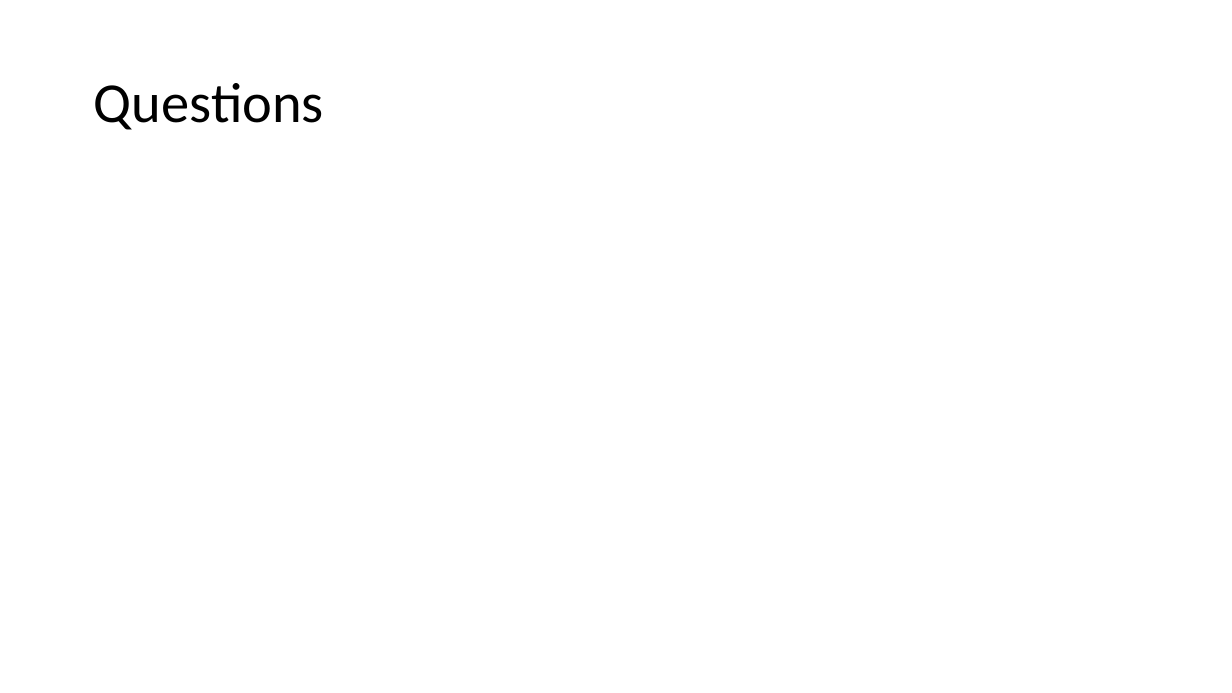
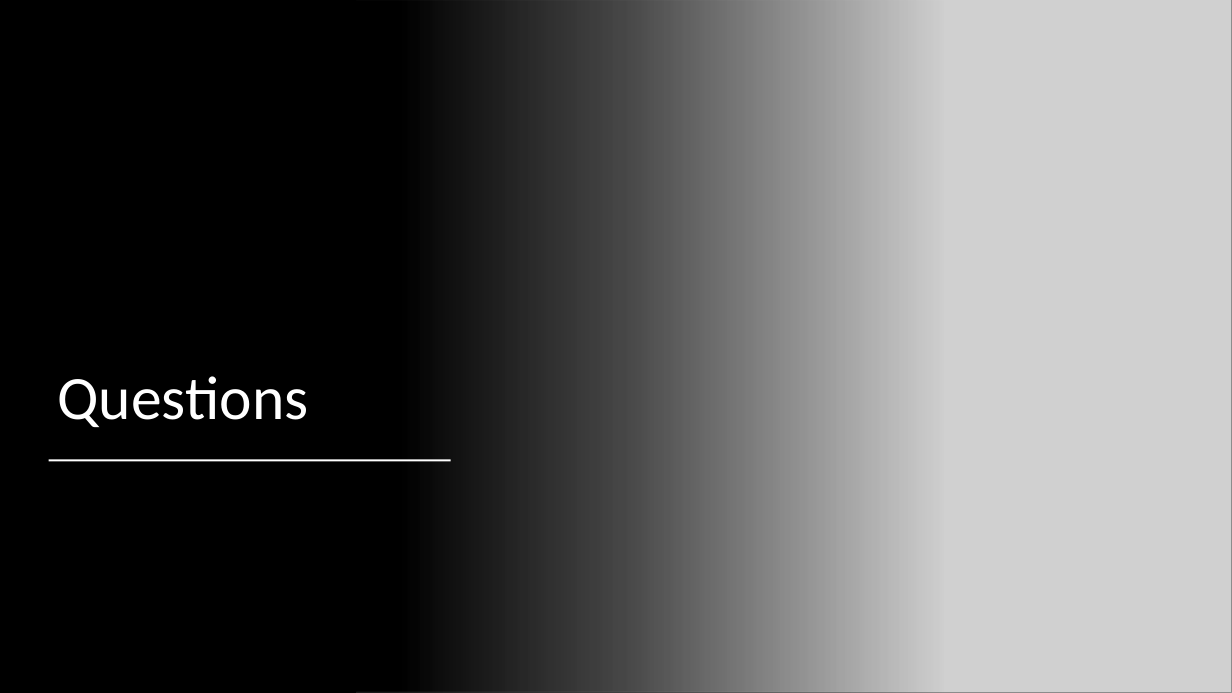
Before and after one commit to kriswasemiller/MM_NCAA_Capstone, a slide deck: slide 15 of Brett_branch/Madness_Power_Point.pptx (slide 11 before the commit). Drawn at 1232x693 pixels with LibreOffice and Linux fonts; fonts in the diff are those of the drawing; grey boxes stand for pictures. Boxes give left, top, right and bottom in pixels: in the first picture for what was removed or moved away, otherwise in the second. Text is boxed around its words. In the diff, an @@ line names an element or a change of style, - is before the commit and + after.

```diff
--- a/Brett_branch/Madness_Power_Point.pptx
+++ b/Brett_branch/Madness_Power_Point.pptx
@@ background #FFFFFF to #000000 @@
@@ rectangle added at [0,0,944,693], fill gradient #000000 @@
@@ picture added at [356,0,1232,693] @@
@@ rectangle added at [32,55,141,91], fill #000000, outline #000000 1 pt @@
@@ title "Questions": place and size @@
-title "Questions" at [94,83,324,130]
+title "Questions" at [58,376,309,427]
@@ title "Questions" at [58,376,309,427]: size 44 to 48 pt, text colour #000000 to #FFFFFF; vertical alignment middle to bottom @@
@@ rectangle added at [49,459,451,461], fill #FFFFFF @@
```
Also in this commit, not shown: 3 other slides changed, 7 slides added, 3 slides removed.
